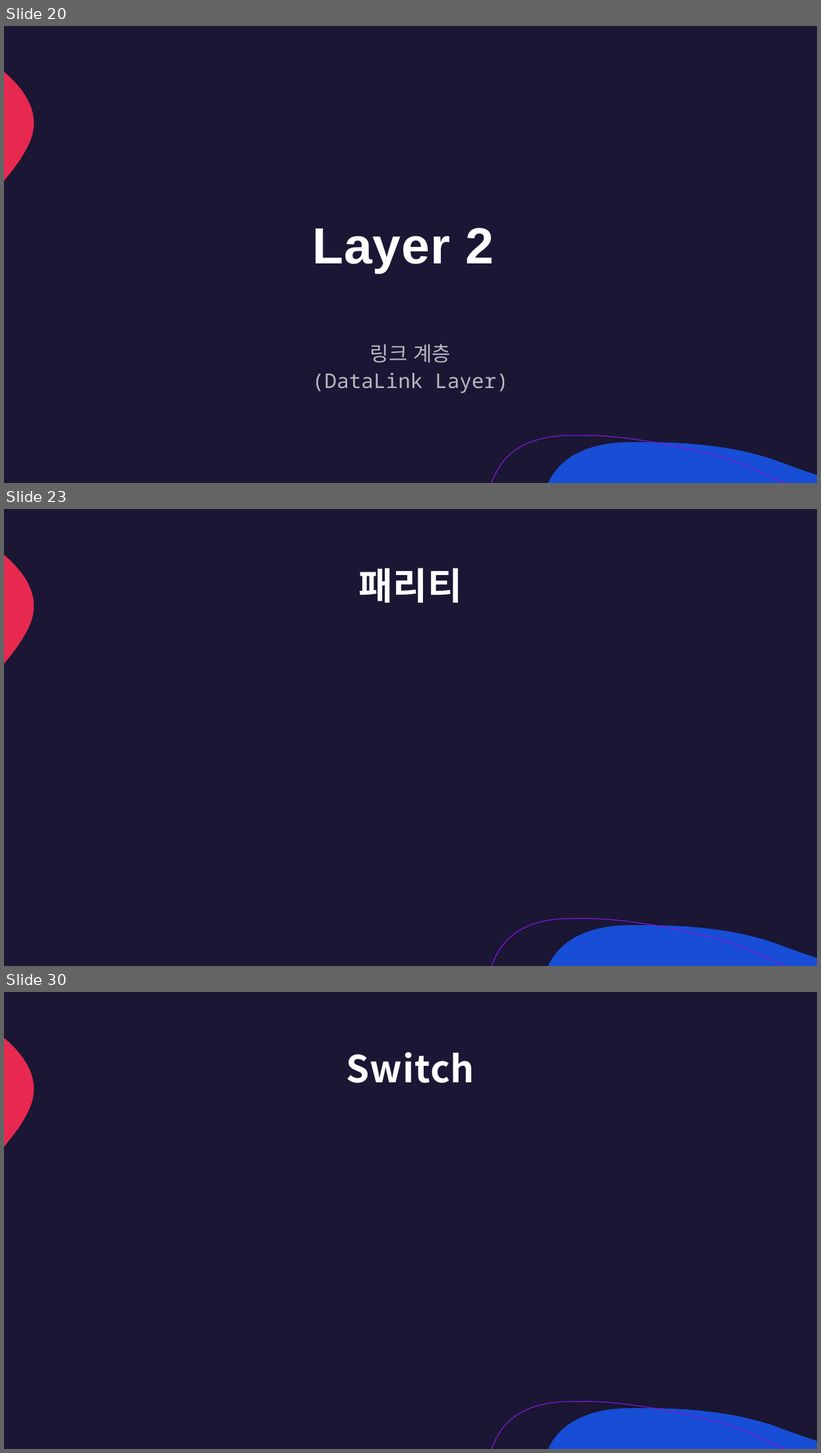
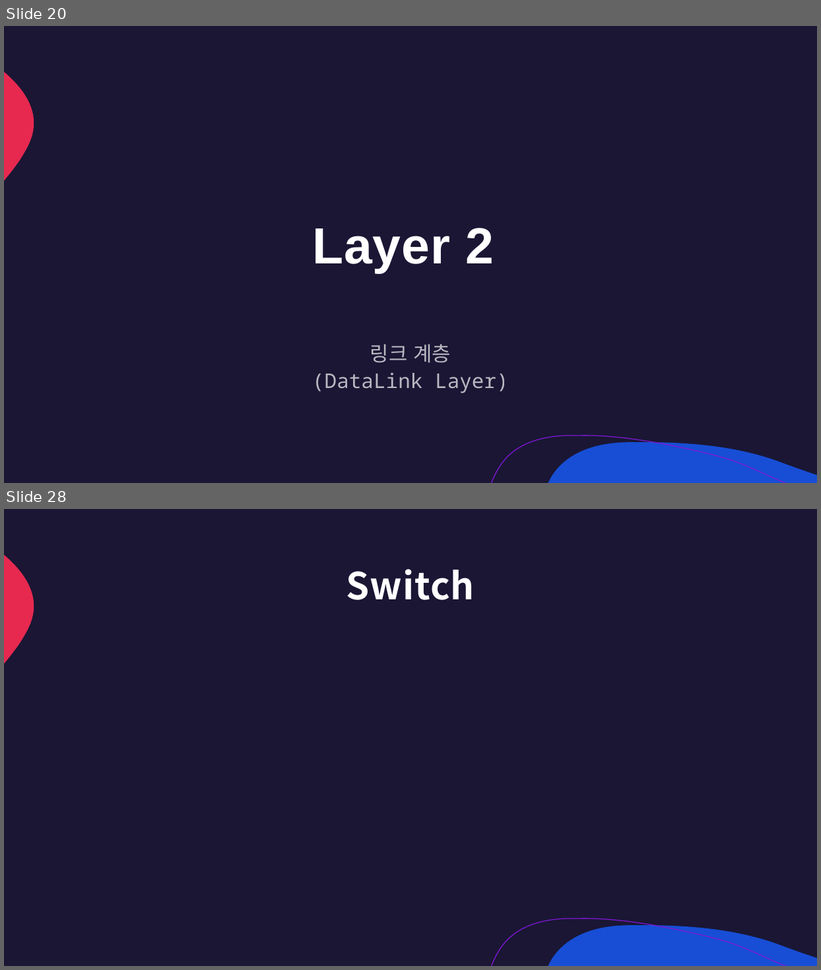
Before and after one commit to lumen4723/2024_network, a slide deck: 3.pptx. Shown one above the other, each under a label of ours: slides 20, 23 and 30 before the commit, slides 20 and 28 after it; the slides between them are not shown. The pictures are 821x1453 and 821x970 pixels, drawn with LibreOffice and Linux fonts; fonts in the diff are those of the drawing. Boxes give left, top, right and bottom in pixels: in the first picture for what was removed or moved away, otherwise in the second. Text is boxed around its words. In the diff, an @@ line names an element or a change of style, - is before the commit and + after.

```diff
--- a/3.pptx
+++ b/3.pptx
@@ slide 23 removed at [4, 509, 817, 966], background #1A1634; not listed: 3 template elements that a slide beside it also shows @@
@@ title removed at [358, 568, 463, 603] @@
-패리티
@@ what was slide 30 is now slide 28 @@
```
Also in this commit, not shown: 11 slides changed, 8 slides added, 9 other slides removed, 1 other file.
